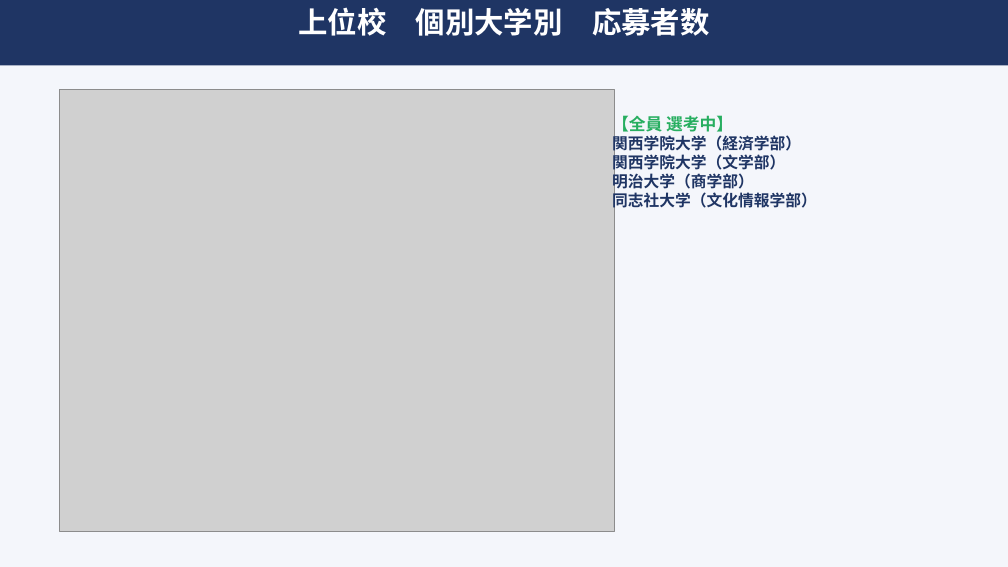
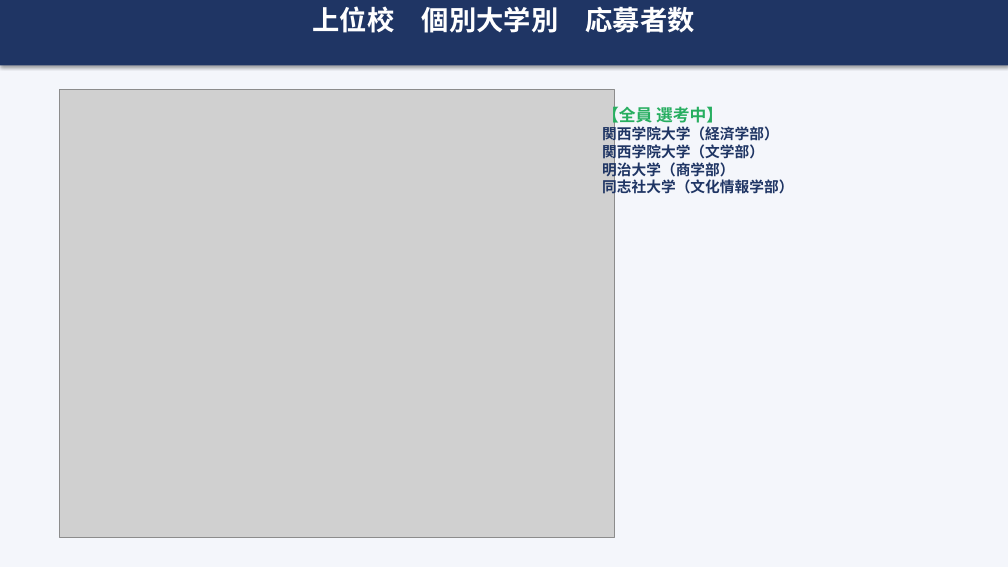
Before and after one commit to syoukaku007-star/daiki, a slide deck: slide 5 of 上位校採用分析レポート_2026_v2.pptx. Drawn at 1008x567 pixels with LibreOffice and Linux fonts; fonts in the diff are those of the drawing; grey boxes stand for pictures. Boxes give left, top, right and bottom in pixels: in the first picture for what was removed or moved away, otherwise in the second. Text is boxed around its words. In the diff, an @@ line names an element or a change of style, - is before the commit and + after.

```diff
--- a/上位校採用分析レポート_2026_v2.pptx
+++ b/上位校採用分析レポート_2026_v2.pptx
@@ rectangle at [0, 0, 1008, 66]: shadow on @@
@@ text in rectangle at [299, 7, 709, 36]: text removed @@
-上位校 個別大学別 応募者数
@@ text added at [313, 6, 695, 33], 26 pt, text #FFFFFF, bold @@
+上位校 個別大学別 応募者数
@@ picture: place and size @@
-picture at [60, 89, 614, 532]
+picture at [60, 89, 614, 538]
@@ text "【全員 選考中】": place and size @@
-text "【全員 選考中】" at [612, 113, 817, 211]
+text "【全員 選考中】" at [602, 104, 793, 197]
@@ text "【全員 選考中】" at [602, 104, 793, 197]: font Calibri to Noto Sans CJK JP; size 15 to 14 pt in "関西学院大学（経済学部）", "関西学院大学（文学部）", "明治大学（商学部）", "同志社大学（文化情報学部）" @@
```
Also in this commit, not shown: 7 other slides changed.
